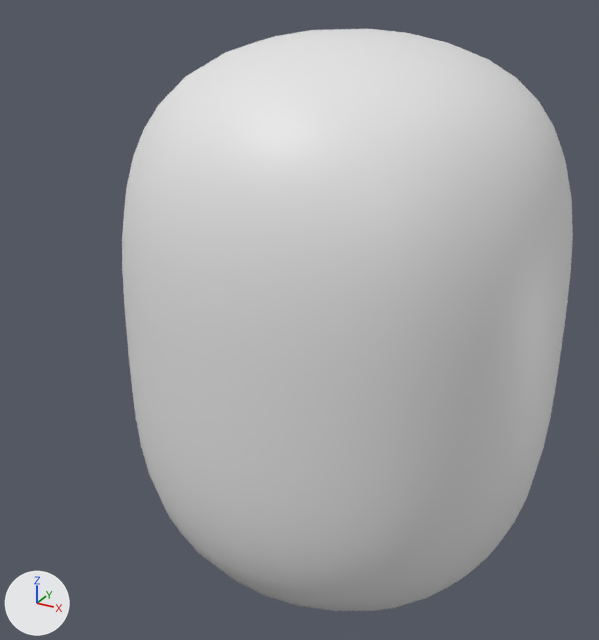
A saved change to the FBX model Unity/Assets/3D/Props/personnage.fbx.
Both versions are drawn from a camera (50 mm lens) standing at (0.591, -1.243, 1.149) and looking at (-0.048, -0.082, 0.568). The lights are fixed; the arrows at lower left show +X, +Y and +Z. Where no turn or scale is listed for an object, it has been applied to the vertices.

The first picture shows 'personnage'.
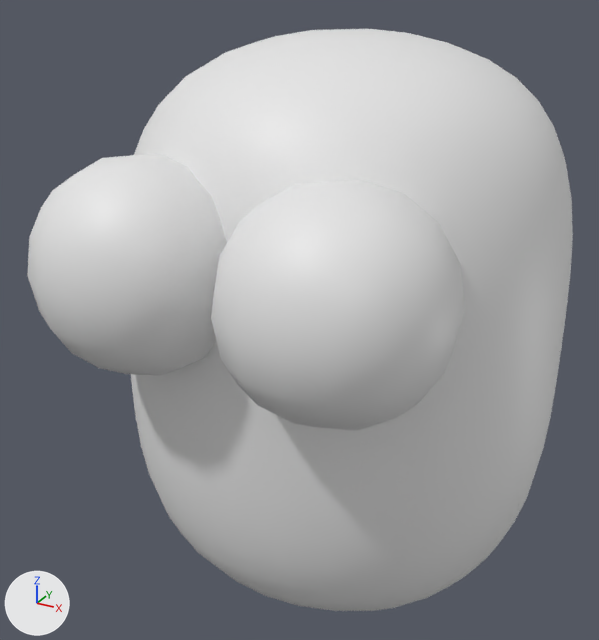
Pixel boxes (x1, y1, x2, y2) of what changed, in the pictures (599 x 640 px):
'Cube.007', added: after (27, 154, 465, 431)

The change, as a diff of the scene's bpy script:
```diff
--- a/Unity/Assets/3D/Props/personnage.fbx.py
+++ b/Unity/Assets/3D/Props/personnage.fbx.py
@@ me_cube_013 @@
+me_cube_013.from_pydata(...)  # 196 vertices, 192 faces; spans x -0.161..0.472, y -0.161..0.161, z -0.161..0.161
@@ ob_cube_007 @@
+ob_cube_007 = bpy.data.objects.new('Cube.007', me_cube_013)
+ob_cube_007.location = (-0.156, -0.35, 0.737)
```
